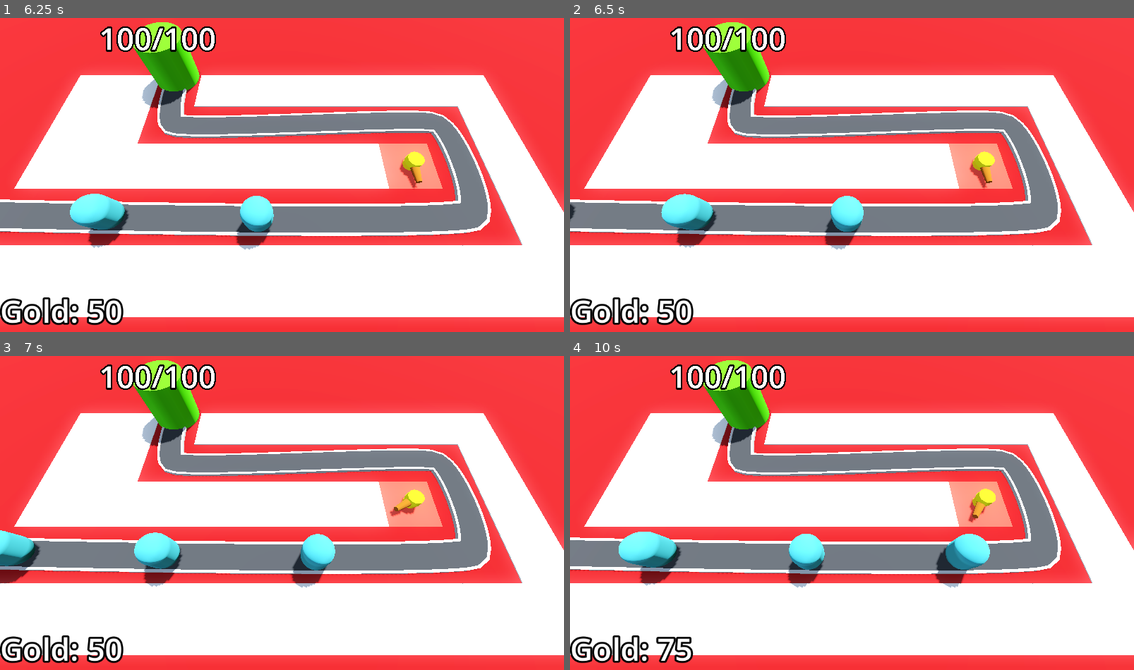
Above: before the commit, frames 1-4 (two rows, left to right).
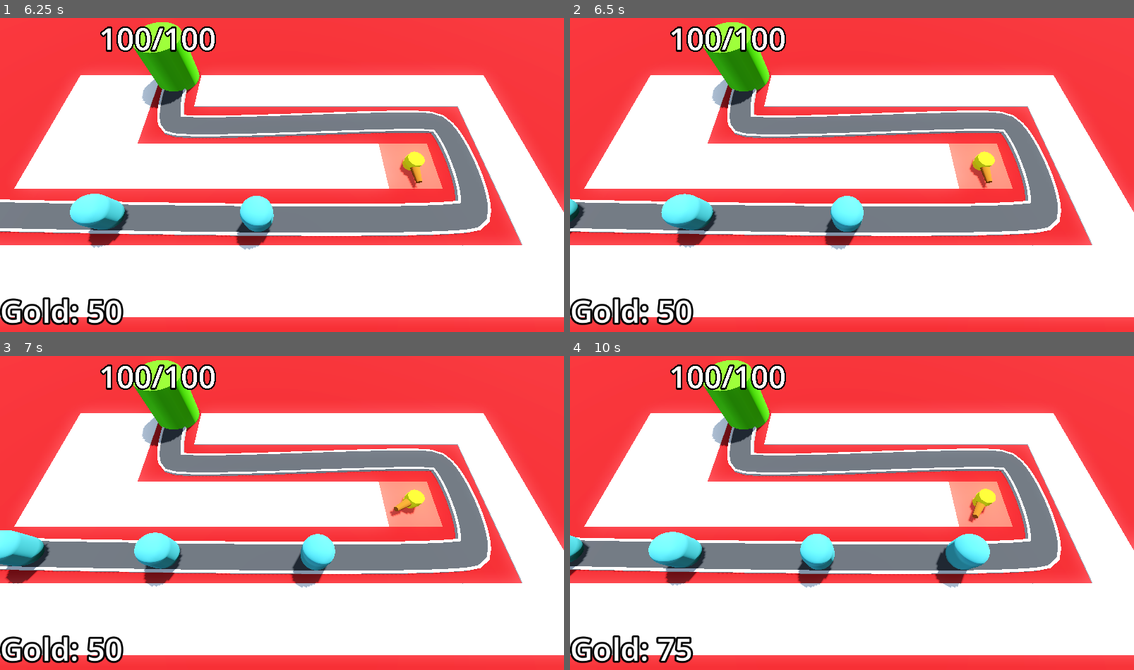
Above: after the commit, the same moments.

Repository: Matthew-CS11/Barbarian-Blaster
Game: Godot game, scene res://base_level.tscn
Two runs of this game, one before a commit and one after it. Both use one fixed random seed, a clock stepped at 60 frames per second and the inputs below.
Inputs (mouse positions are in pixels of both pictures, inside the frame that each line leads up to):
- Up to frame 1 (6.25 s): tap Enter at 0.5, 2 s; move the mouse to (406, 159) at 0.52 s; click (406, 159) at 0.6 s; tap Space at 1.25 s; move the mouse to (169, 190) at 1.27 s; click (169, 190) at 1.35 s; move the mouse to (338, 102) at 2.02 s; click (338, 102) at 2.1 s; move the mouse to (253, 237) at 2.77 s; click (253, 237) at 2.85 s; move the mouse to (451, 222) at 3.52 s; click (451, 222) at 3.6 s; move the mouse to (112, 124) at 4.27 s; click (112, 124) at 4.35 s; move the mouse to (310, 175) at 5.02 s; click (310, 175) at 5.1 s; move the mouse to (197, 93) at 5.77 s; click (197, 93) at 5.85 s
- Up to frame 2 (6.5 s): no input
- Up to frame 3 (7 s): move the mouse to (406, 497) at 6.52 s; click (406, 497) at 6.6 s
- Up to frame 4 (10 s): move the mouse to (739, 528) at 7.27 s; click (739, 528) at 7.35 s; move the mouse to (908, 440) at 8.02 s; click (908, 440) at 8.1 s; move the mouse to (823, 575) at 8.77 s; click (823, 575) at 8.85 s; move the mouse to (1021, 560) at 9.52 s; click (1021, 560) at 9.6 s

Frame 1 is identical in both runs. In frame 2, 0.2% of the frame differs, in the area x 0-3%, y 57-69%; in frame 3, 0.6%; in frame 4, 2.9%, in the area x 0-47%, y 55-74%.

Commit message:
add difficulty curve(WIP)

Diff:
--- a/base_level.tscn
+++ b/base_level.tscn
@@ -8,6 +8,7 @@
 [ext_resource type="Script" uid="uid://bon5dpar4wygo" path="res://Turret/turret_manager.gd" id="5_ftfrf"]
 [ext_resource type="PackedScene" uid="uid://d01unib15e15u" path="res://Turret/turret.tscn" id="6_u2wky"]
 [ext_resource type="Script" uid="uid://brmiqfbffbybp" path="res://bank.gd" id="8_bkkah"]
+[ext_resource type="PackedScene" uid="uid://dke6ba4ruxff3" path="res://difficulty_manager/difficulty_manager.tscn" id="9_xjg0i"]
 
 [sub_resource type="ProceduralSkyMaterial" id="ProceduralSkyMaterial_4sal3"]
 sky_horizon_color = Color(0.66224277, 0.6717428, 0.6867428, 1)
@@ -71,10 +72,11 @@
 }
 metadata/_editor_floor_ = Vector3(0, 0, 0)
 
-[node name="Path3D" type="Path3D" parent="."]
+[node name="Path3D" type="Path3D" parent="." node_paths=PackedStringArray("diff_manager")]
 curve = SubResource("Curve3D_bo3yr")
 script = ExtResource("3_u2wky")
 enemy_scene = ExtResource("2_5vx1e")
+diff_manager = NodePath("../DifficultyManager")
 
 [node name="Road" type="CSGPolygon3D" parent="Path3D"]
 polygon = PackedVector2Array(-1, 0, -1, 0.2, 1, 0.2, 1, 0)
@@ -150,4 +152,6 @@
 text = "Gold: 150"
 label_settings = SubResource("LabelSettings_2elnx")
 
+[node name="DifficultyManager" parent="." instance=ExtResource("9_xjg0i")]
+
 [connection signal="timeout" from="Path3D/Timer" to="Path3D" method="_on_timer_timeout"]
--- /dev/null
+++ b/difficulty_manager/difficulty_manager.gd
@@ -0,0 +1,22 @@
+extends Node
+class_name DifficultyManager
+
+@onready var timer: Timer = $Timer
+@export var spawn_time_curve : Curve
+@export var enemy_health_curve : Curve
+@export var game_length := 30
+
+func _ready() -> void:
+	timer.start(game_length)
+
+func _process(delta: float) -> void:
+	pass
+
+func game_progress_ratio() -> float:
+	return 1.0 - (timer.time_left / game_length)
+
+func get_spawn_time() -> float:
+	return spawn_time_curve.sample(game_progress_ratio())
+
+func get_enemy_health() -> float:
+	return enemy_health_curve.sample(game_progress_ratio())
--- /dev/null
+++ b/difficulty_manager/difficulty_manager.tscn
@@ -0,0 +1,21 @@
+[gd_scene load_steps=4 format=3 uid="uid://dke6ba4ruxff3"]
+
+[ext_resource type="Script" uid="uid://btqi2bk30od8k" path="res://difficulty_manager/difficulty_manager.gd" id="1_yfgee"]
+
+[sub_resource type="Curve" id="Curve_yfgee"]
+_limits = [0.25, 2.0, 0.0, 1.0]
+_data = [Vector2(0, 2), 0.0, -1.7500001, 0, 1, Vector2(1, 0.25), -1.7500001, 0.0, 1, 0]
+point_count = 2
+
+[sub_resource type="Curve" id="Curve_botnv"]
+_limits = [10.0, 150.0, 0.0, 1.0]
+_data = [Vector2(0, 10.000015), 0.0, 139.99998, 0, 1, Vector2(1, 150), 139.99998, 0.0, 1, 0]
+point_count = 2
+
+[node name="DifficultyManager" type="Node"]
+script = ExtResource("1_yfgee")
+spawn_time_curve = SubResource("Curve_yfgee")
+enemy_health_curve = SubResource("Curve_botnv")
+
+[node name="Timer" type="Timer" parent="."]
+one_shot = true
--- a/enemy_path/path_3d.gd
+++ b/enemy_path/path_3d.gd
@@ -1,11 +1,14 @@
 extends Path3D
 
 @export var enemy_scene : PackedScene
+@export var diff_manager : Node
+@onready var timer: Timer = $Timer
 
 func spawn_enemy() -> void:
 	var enemy = enemy_scene.instantiate()
 	add_child(enemy)
-
+	timer.wait_time = diff_manager.get_spawn_time()
+	enemy.max_health = diff_manager.get_enemy_health()
 
 func _on_timer_timeout() -> void:
 	spawn_enemy()
Not shown: 1 places in base_level.tscn that only renumber resources
Not shown, added: difficulty_manager/difficulty_manager.gd.uid
